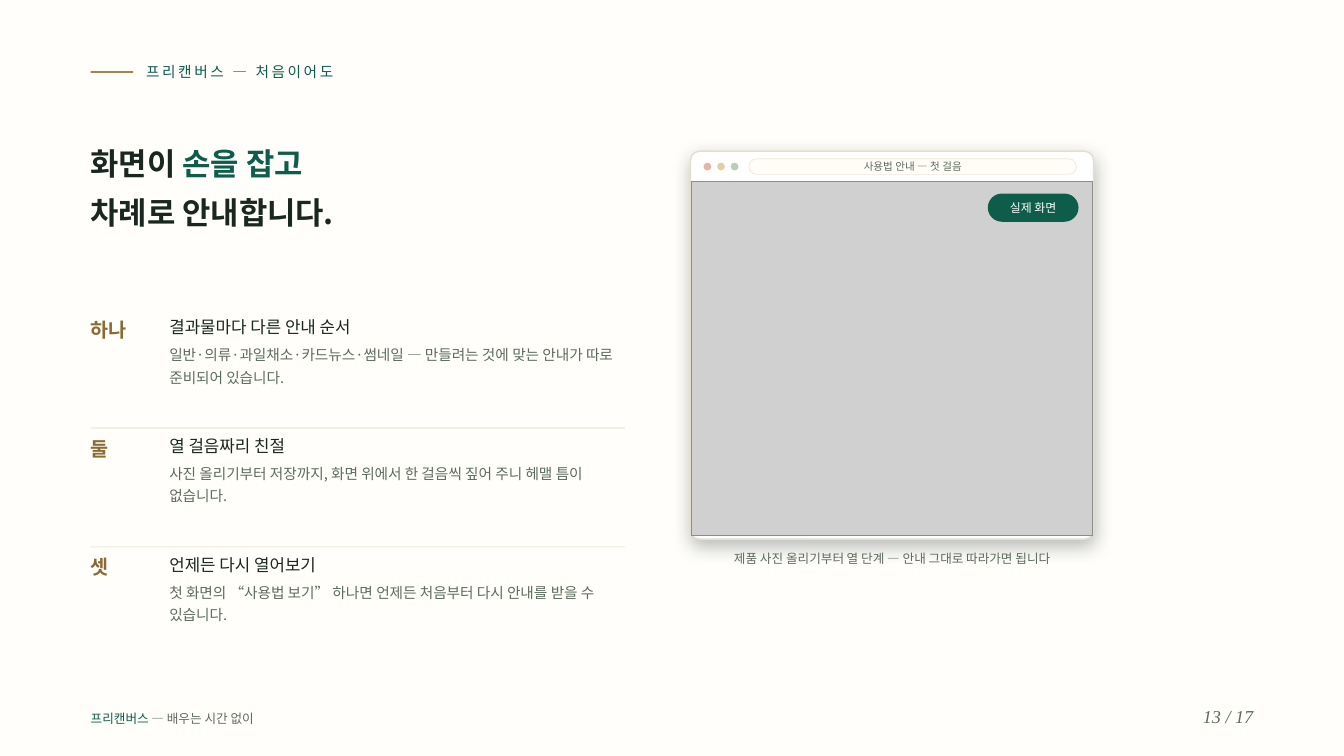
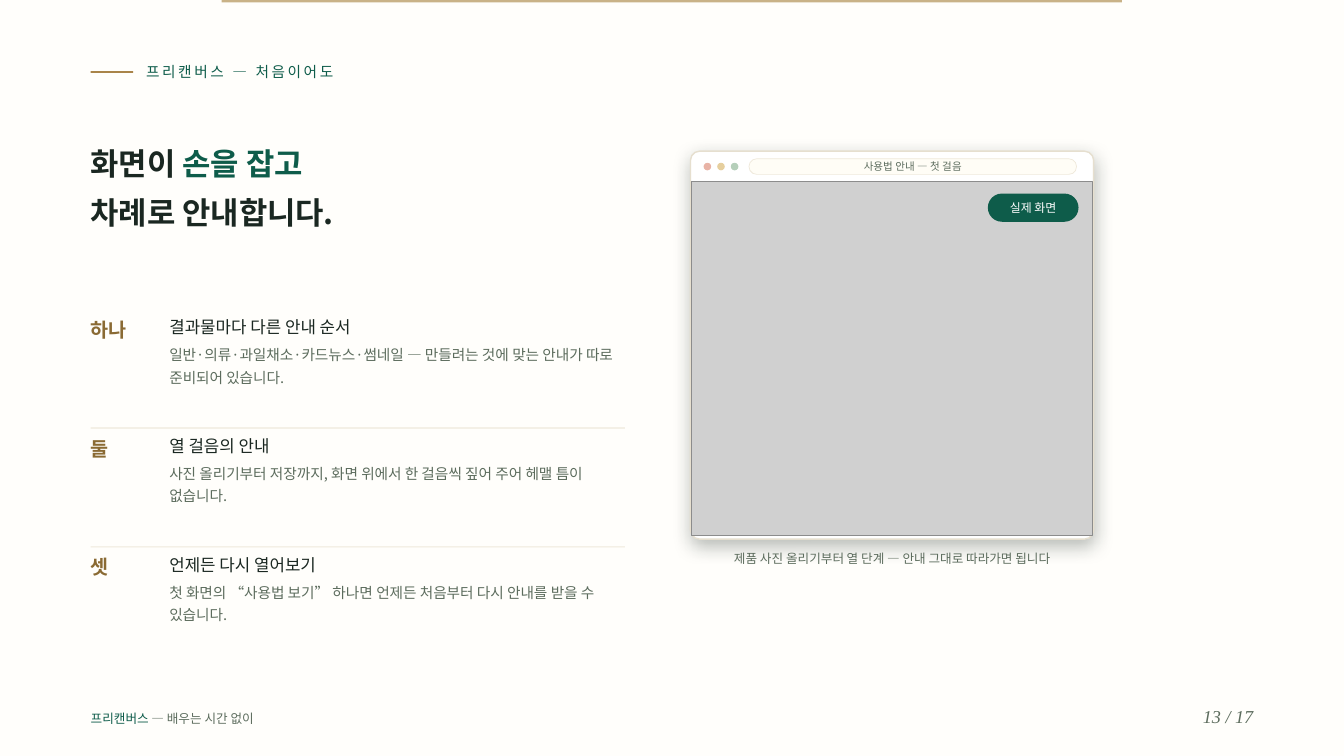
Before and after one commit to ramiteacher/searchmaster-x-freecanvas, a slide deck: slide 13 of slides.pptx. Drawn at 1344x756 pixels with LibreOffice and Linux fonts; fonts in the diff are those of the drawing; grey boxes stand for pictures. Boxes give left, top, right and bottom in pixels: in the first picture for what was removed or moved away, otherwise in the second. Text is boxed around its words. In the diff, an @@ line names an element or a change of style, - is before the commit and + after.

```diff
--- a/slides.pptx
+++ b/slides.pptx
@@ rectangle added at [222, 0, 1122, 2], fill #C9B287 @@
@@ text at [169, 438, 583, 502]: text changed @@
-열 걸음짜리 친절
-사진 올리기부터 저장까지, 화면 위에서 한 걸음씩 짚어 주니 헤맬 틈이 없습니다.
+열 걸음의 안내
+사진 올리기부터 저장까지, 화면 위에서 한 걸음씩 짚어 주어 헤맬 틈이 없습니다.
```
Also in this commit, not shown: 16 other slides changed, 1 other file.
